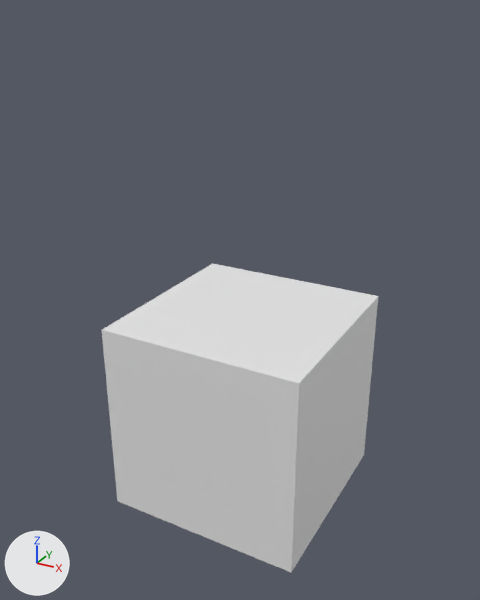
Two versions of the FBX model Export Art/Motel/Interior/ExtractorFan.fbx, one commit apart.
The view is the same before and after, from a 50 mm lens placed at (2.8, -5.24, 3.73), pointed at (-0.04, -0.09, 1.16). Lighting does not change. The marker at lower left points along +X, +Y and +Z. The first picture is the older version.

The first picture shows 'ExtractorFan'.
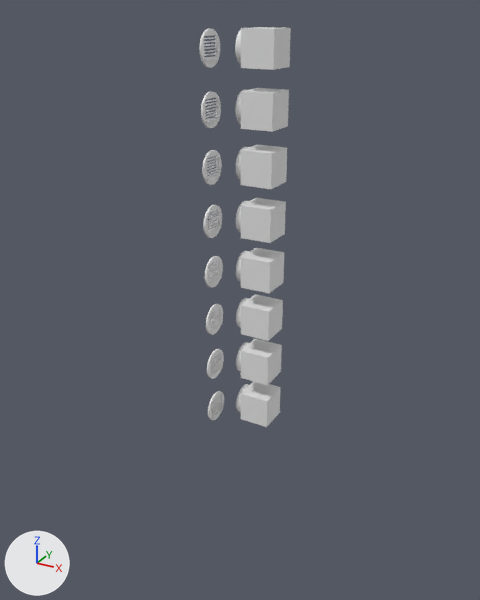
Boxes (x1, y1, x2, y2) around the edits, measured in the pictures (480 x 600 px):
'ExtractorFan', reshaped, moved, rescaled (66% narrower, 30% taller): before (102, 264, 378, 572); after (199, 27, 291, 427)
part 1 of me_extractorfan, added: after (241, 381, 281, 427)
part 2 of me_extractorfan, added: after (241, 339, 282, 385)
part 3 of me_extractorfan, added: after (241, 294, 283, 341)
part 4 of me_extractorfan, added: after (241, 248, 284, 293)
part 5 of me_extractorfan, added: after (241, 198, 286, 243)
part 6 of me_extractorfan, added: after (241, 145, 287, 189)
part 7 of me_extractorfan, added: after (241, 88, 289, 132)
part 8 of me_extractorfan, added: after (241, 27, 291, 70)
part 9 of me_extractorfan, added: after (199, 28, 250, 420)

Diff of the bpy script that builds the scene:
```diff
--- a/Export Art/Motel/Interior/ExtractorFan.fbx.py
+++ b/Export Art/Motel/Interior/ExtractorFan.fbx.py
@@ me_extractorfan @@
 # used by ob_extractorfan; location = (0.0, 0.0, 0.0)
-me_extractorfan.from_pydata(...)  # 8 vertices, 6 faces; spans x -1.0..1.0, y -1.0..1.0, z -1.0..1.0
+me_extractorfan.from_pydata(...)  # 2112 vertices, 1136 faces; spans x -1.0..22.56, y -1.43..4.07, z -9.15..478.39
+# me_extractorfan part 1: a new loose piece, a box spanning x 9.7..22.56, y 1.09..4.07, z -9.15..30.81, in mat_material_073 (white #e7e7e7)
+# me_extractorfan part 2: a new loose piece, a box spanning x 9.7..22.56, y 1.09..4.07, z 54.79..94.75, in mat_material_073 (white #e7e7e7)
+# me_extractorfan part 3: a new loose piece, a box spanning x 9.7..22.56, y 1.09..4.07, z 118.73..158.69, in mat_material_073 (white #e7e7e7)
+# me_extractorfan part 4: a new loose piece, a box spanning x 9.7..22.56, y 1.09..4.07, z 182.67..222.63, in mat_material_073 (white #e7e7e7)
+# me_extractorfan part 5: a new loose piece, a box spanning x 9.7..22.56, y 1.09..4.07, z 246.61..286.57, in mat_material_073 (white #e7e7e7)
+# me_extractorfan part 6: a new loose piece, a box spanning x 9.7..22.56, y 1.09..4.07, z 310.55..350.51, in mat_material_073 (white #e7e7e7)
+# me_extractorfan part 7: a new loose piece, a box spanning x 9.7..22.56, y 1.09..4.07, z 374.48..414.45, in mat_material_073 (white #e7e7e7)
+# me_extractorfan part 8: a new loose piece, a box spanning x 9.7..22.56, y 1.09..4.07, z 438.42..478.39, in mat_material_073 (white #e7e7e7)
+# me_extractorfan part 9: 1984 vertices added at x -0.42..22.34, y -1.43..4.01, z -8.63..478.21
+# other edits to the shape of me_extractorfan do not show in these pictures
 me_extractorfan.materials.append(mat_material_073)
@@ ob_extractorfan @@
 ob_extractorfan = bpy.data.objects.new('ExtractorFan', me_extractorfan)
-ob_extractorfan.location = (0.0, 0.0, 0.0)
+ob_extractorfan.location = (-0.22, -0.27, -0.08)
+ob_extractorfan.scale = (0.0233, 0.103, 0.00766)
```
